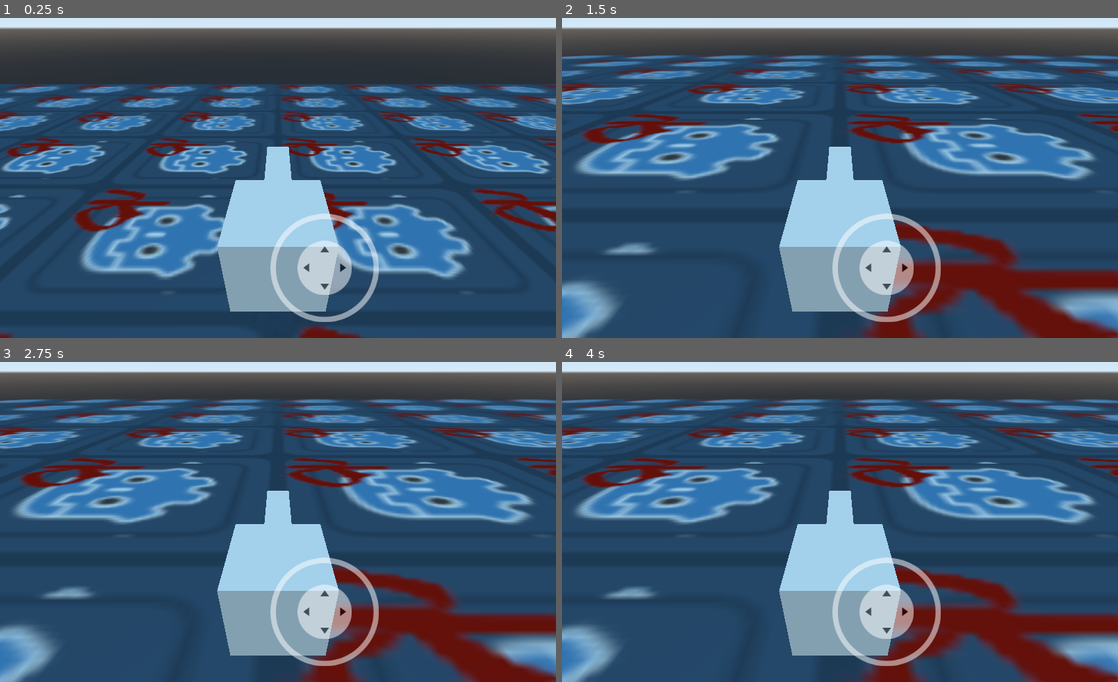
Above: before the commit, frames 1-4 (two rows, left to right).
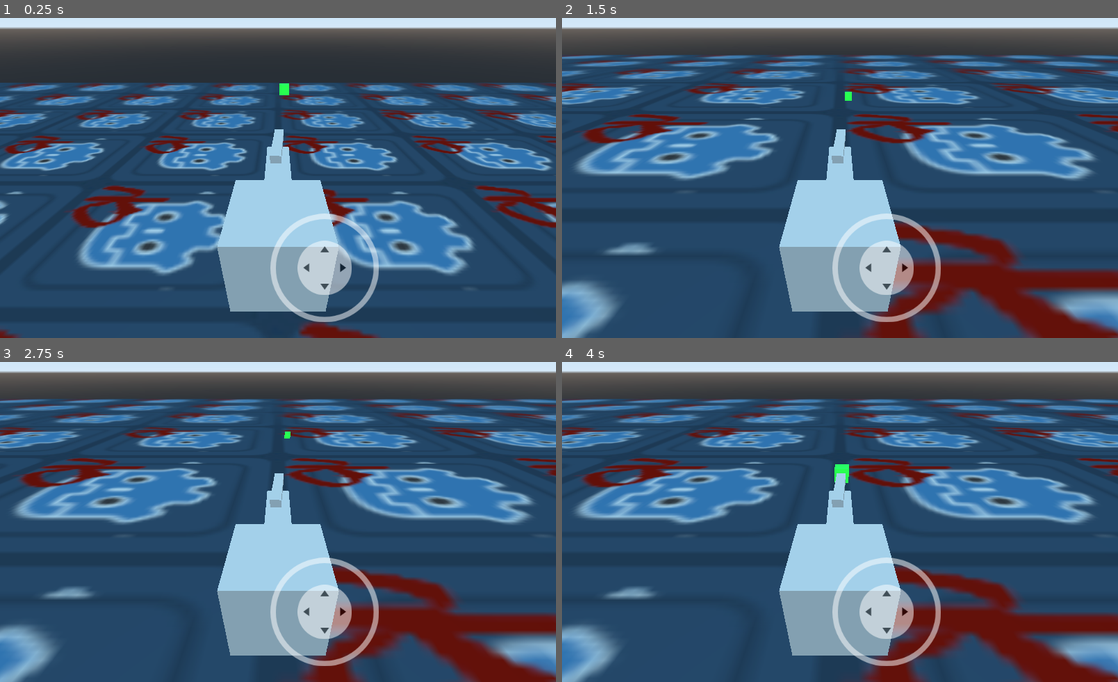
Above: after the commit, the same moments.

Repository: Chatarra-Estudio/Virtual-Joytick-3d
Game: Godot game, scene res://escenarios/mundo.tscn
The game is run twice, just before and just after one commit, with the same random seed, the same clock (stepped at 60 frames per second) and the same inputs.
Inputs (mouse positions are in pixels of both pictures, inside the frame that each line leads up to):
- Up to frame 1 (0.25 s): no input
- Up to frame 2 (1.5 s): move the mouse to (962, 158) at 0.52 s; hold Right (ui_right) 0.53-1.25 s; click (962, 158) at 0.67 s; drag from (728, 190) to (812, 238) at 1.27 s
- Up to frame 3 (2.75 s): click (127, 522) at 2.02 s
- Up to frame 4 (4 s): tap Enter at 2.75 s; move the mouse to (895, 448) at 2.77 s; hold Right (ui_right) 2.78-3.5 s; tap Space at 3.5 s; drag from (812, 582) to (673, 470) at 3.52 s

The runs differ from the first frame. In frame 1, 18% of the frame differs, in the area x 0-100%, y 20-100%; in frame 2, 0.2%; in frame 3, 0.2%; in frame 4, 0.2%.

Commit message:
Add files via upload

Diff:
--- a/ferdi/caracter/Caracter.gd
+++ b/ferdi/caracter/Caracter.gd
@@ -1,8 +1,6 @@
 extends KinematicBody
 
-
-
-export var gravity = Vector3.DOWN * 10
+export var gravity = Vector3.DOWN * 20
 export var speed = 45
 export var rot_speed = 0.9
 onready var escenaontrol = get_node("Control/Virtual joystick")
--- a/ferdi/caracter/Caracter.tscn
+++ b/ferdi/caracter/Caracter.tscn
@@ -1,7 +1,8 @@
-[gd_scene load_steps=4 format=2]
+[gd_scene load_steps=5 format=2]
 
 [ext_resource path="res://joystick/virtual_joystick.tscn" type="PackedScene" id=1]
 [ext_resource path="res://caracter/Caracter.gd" type="Script" id=2]
+[ext_resource path="res://asset/bala/fusil.tscn" type="PackedScene" id=3]
 
 [sub_resource type="BoxShape" id=1]
 
@@ -33,3 +34,6 @@
 
 [node name="Camera" type="Camera" parent="."]
 transform = Transform( 1, 0, 0, 0, 0.845113, 0.534588, 0, -0.534588, 0.845113, 0, 4.03298, 3.5927 )
+
+[node name="fusil" parent="." instance=ExtResource( 3 )]
+transform = Transform( 0.0571459, 0, 0.998366, 0, 1, 0, -0.998366, 0, 0.0571459, 0.0636101, 0.926224, -4.4267 )
